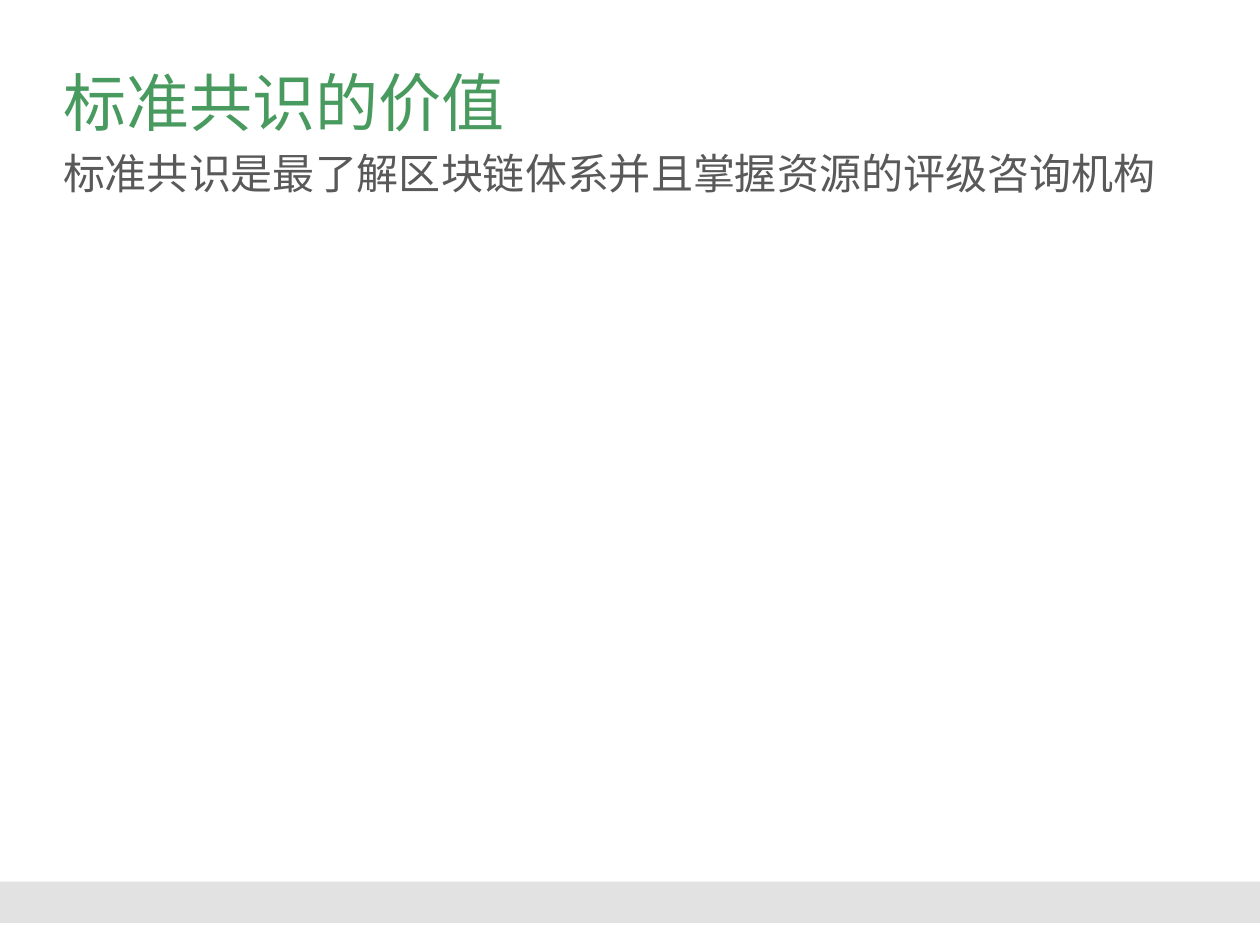
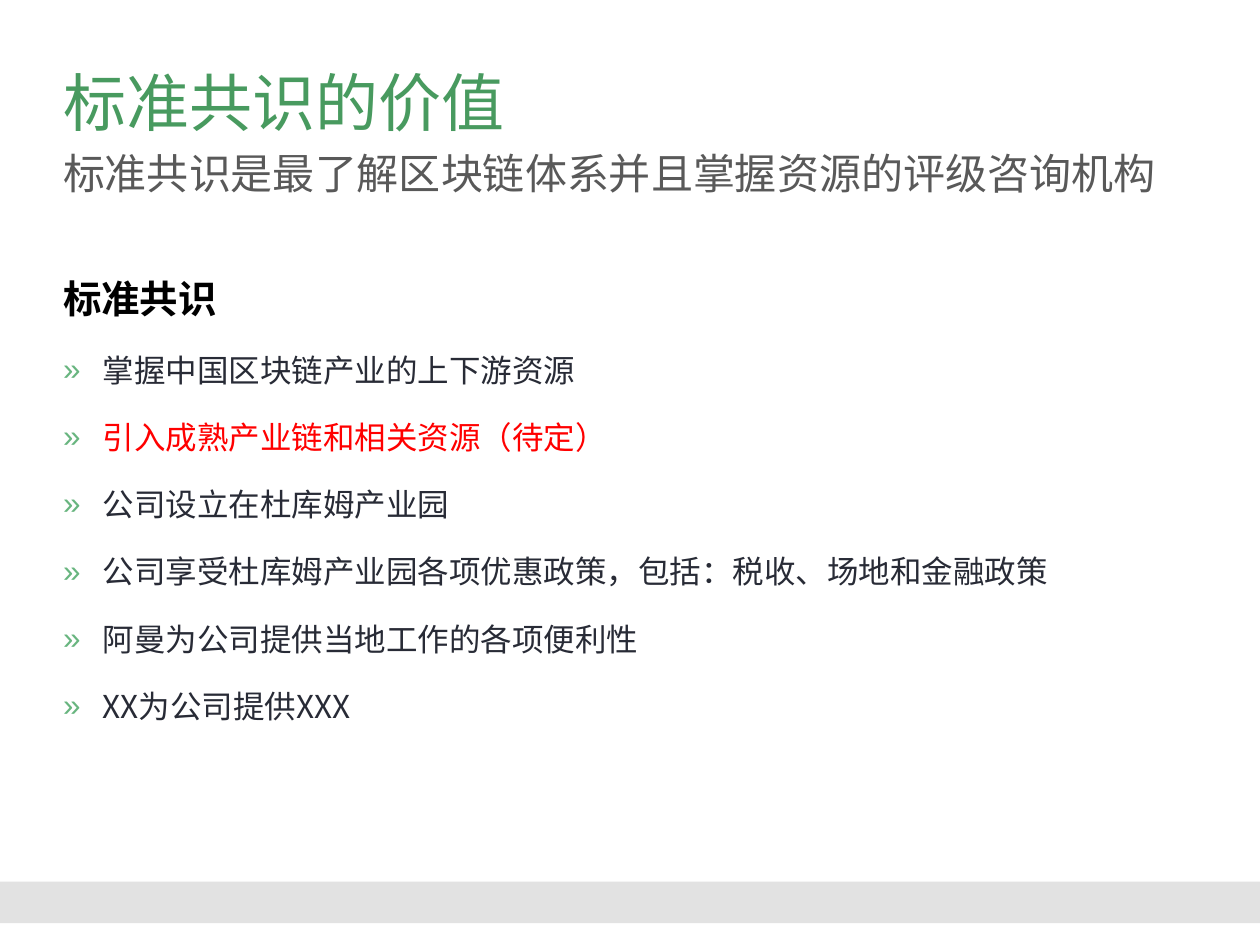
Before and after one commit to Catfeeds/DOC, a slide deck: slide 29 of A阿曼/proposal for Oman.pptx. Drawn at 1260x945 pixels with LibreOffice and Linux fonts; fonts in the diff are those of the drawing; background and template pictures are left out. Boxes give left, top, right and bottom in pixels: in the first picture for what was removed or moved away, otherwise in the second. Text is boxed around its words. In the diff, an @@ line names an element or a change of style, - is before the commit and + after.

```diff
--- a/A阿曼/proposal for Oman.pptx
+++ b/A阿曼/proposal for Oman.pptx
@@ text added at (63, 280, 1048, 721), 18 pt, text #282B36 @@
+标准共识
+  » 掌握中国区块链产业的上下游资源
+  » 引入成熟产业链和相关资源（待定）
+  » 公司设立在杜库姆产业园
+  » 公司享受杜库姆产业园各项优惠政策，包括：税收、场地和金融政策
+  » 阿曼为公司提供当地工作的各项便利性
+  » XX为公司提供XXX
```
Also in this commit, not shown: 9 other files.
